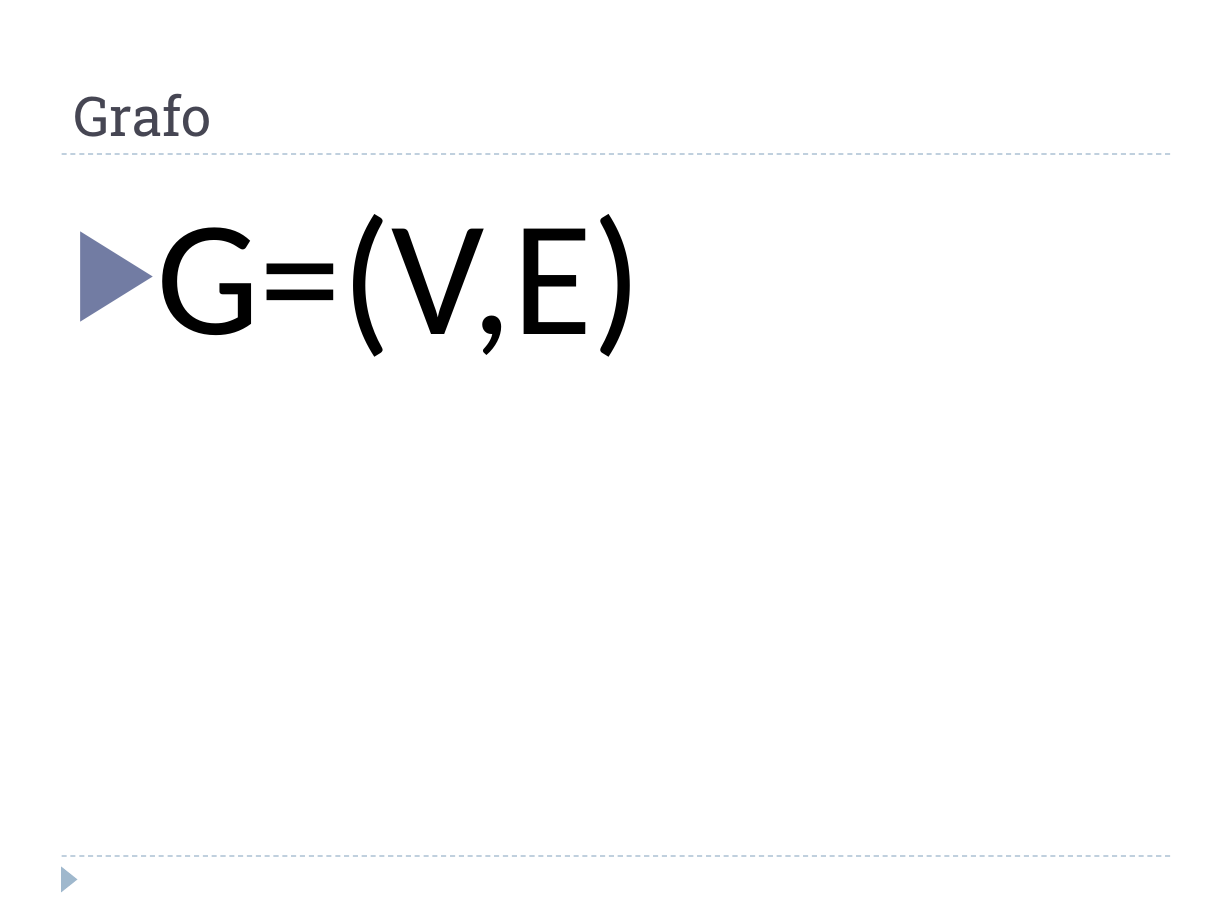
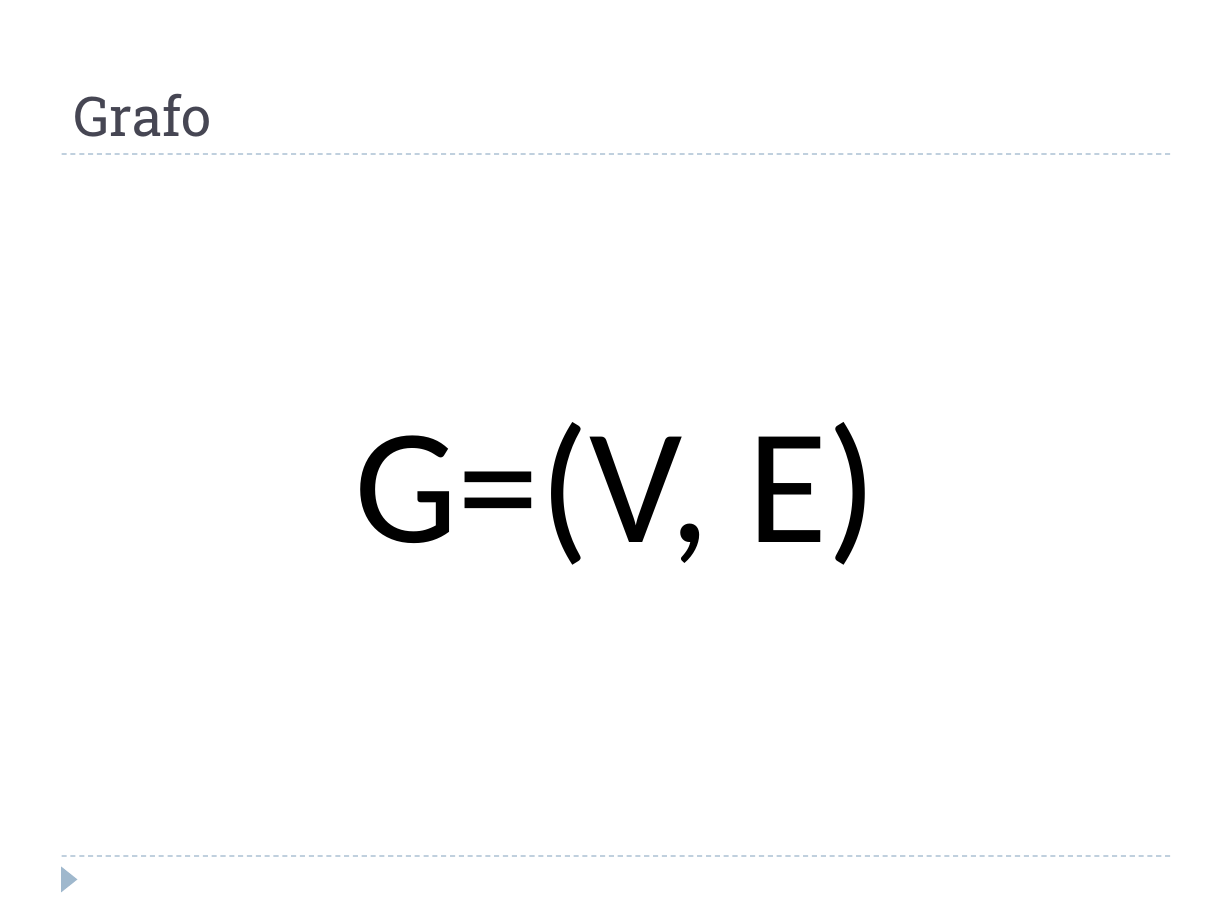
Before and after one commit to juanplopes/ppgi-alc-graphs, a slide deck: slide 6 of doc/Apresentacao.pptx. Drawn at 1232x924 pixels with LibreOffice and Linux fonts; fonts in the diff are those of the drawing. Boxes give left, top, right and bottom in pixels: in the first picture for what was removed or moved away, otherwise in the second. Text is boxed around its words. In the diff, an @@ line names an element or a change of style, - is before the commit and + after.

```diff
--- a/doc/Apresentacao.pptx
+++ b/doc/Apresentacao.pptx
@@ text at bbox=[354, 422, 877, 565]: text changed @@
-▶ G=(V,E)
+G=(V, E)
```
Also in this commit, not shown: 4 other slides changed, 7 slides added.
